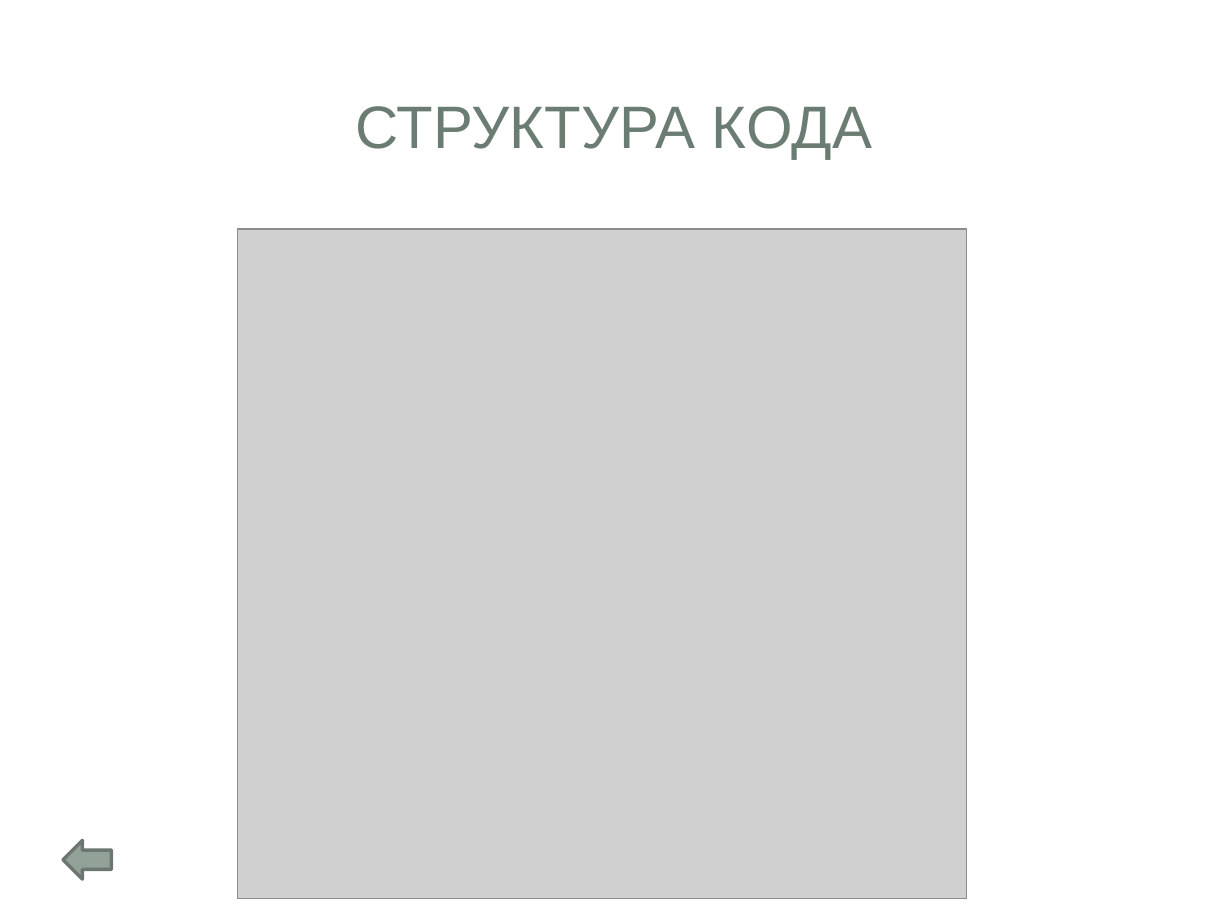
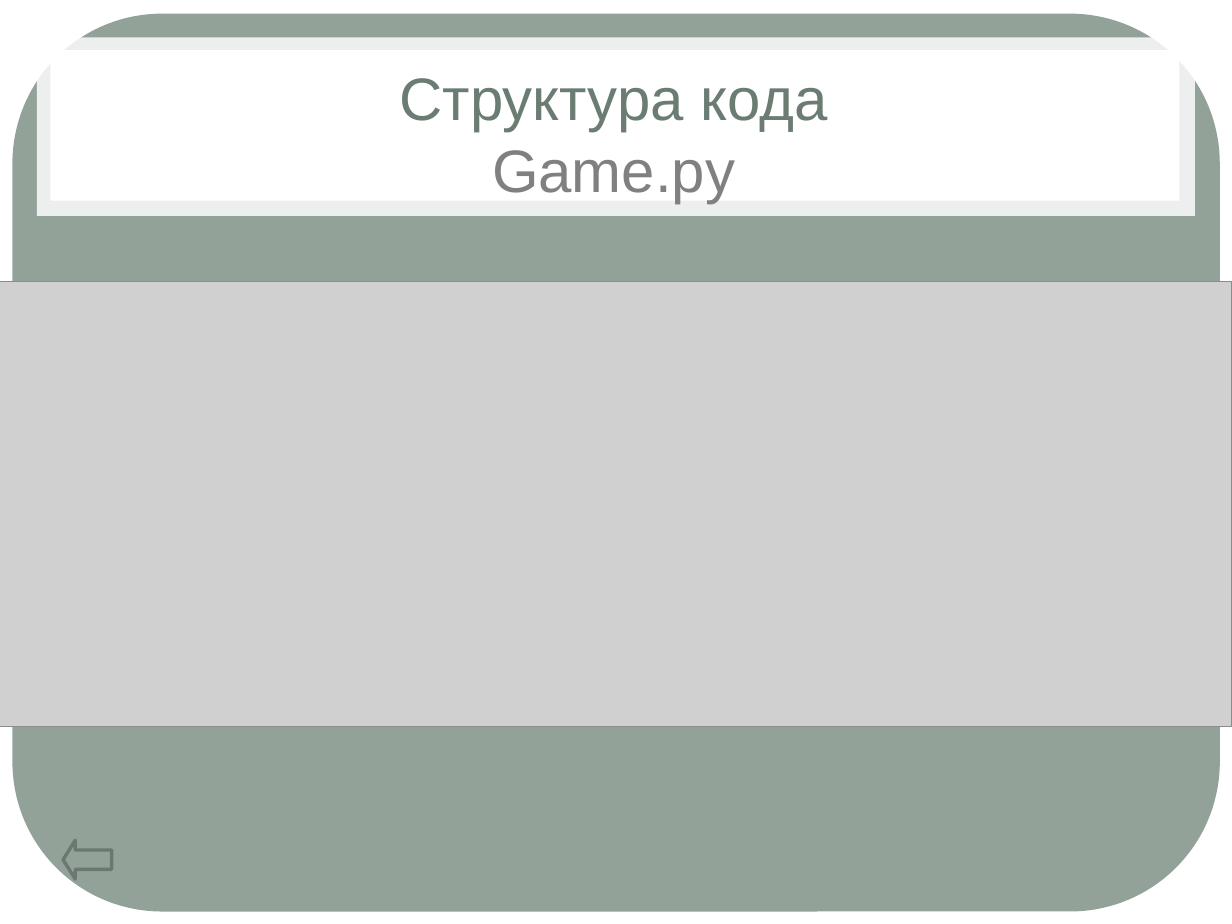
Before and after one commit to feodorrussia/Pacman, a slide deck: slide 8 of Pacman_game/материал/Pac-man.pptx (slide 9 before the commit). Drawn at 1232x924 pixels with LibreOffice and Linux fonts; fonts in the diff are those of the drawing; grey boxes stand for pictures; background and template pictures are left out. Boxes give left, top, right and bottom in pixels: in the first picture for what was removed or moved away, otherwise in the second. Text is boxed around its words. In the diff, an @@ line names an element or a change of style, - is before the commit and + after.

```diff
--- a/Pacman_game/материал/Pac-man.pptx
+++ b/Pacman_game/материал/Pac-man.pptx
@@ rounded rectangle at [12,14,1220,912]: fill #FFFFFF to #93A299; proportions changed @@
@@ title "Структура кода Game.py" at [400,78,827,204]: vertical alignment middle to top @@
@@ title at [400,78,827,204]: text changed @@
-СТРУКТУРА КОДА
+Структура кода
+Game.py
@@ picture removed at [238,229,967,898] @@
@@ picture added at [0,281,1231,726] @@
@@ left arrow at [63,840,111,878]: outline #6D7871 2 pt to #6C7771 2.01 pt; proportions changed @@
```
Also in this commit, not shown: 8 other slides changed.
